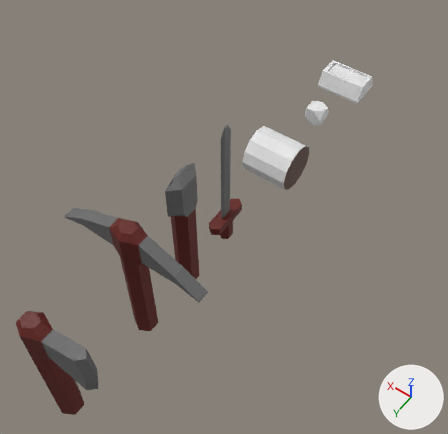
What one commit did to the FBX model Assets/Models/Items.fbx.
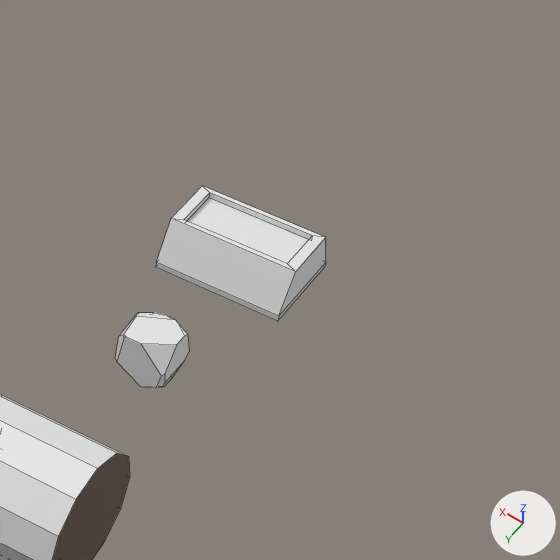
Old and new are each drawn whole from a camera (50 mm lens) standing at (-8.57, 7.2, 18.74) and looking at (0.08, -4.91, -0.29) and again close up on the part from 60% to 100% of the width and 0% to 42% of the height. Arrows for +X, +Y and +Z are at lower right; the lights stay in place. The close-ups show mesh edges as thin lines. Where no turn or scale is listed for an object, it has been applied to the vertices.
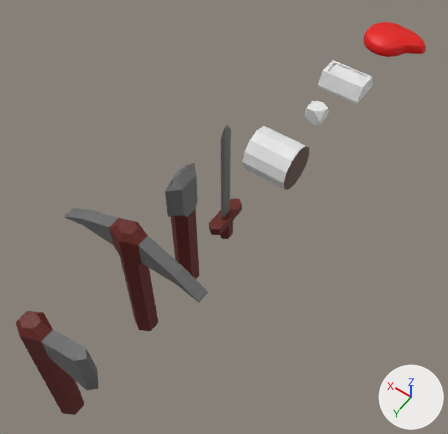
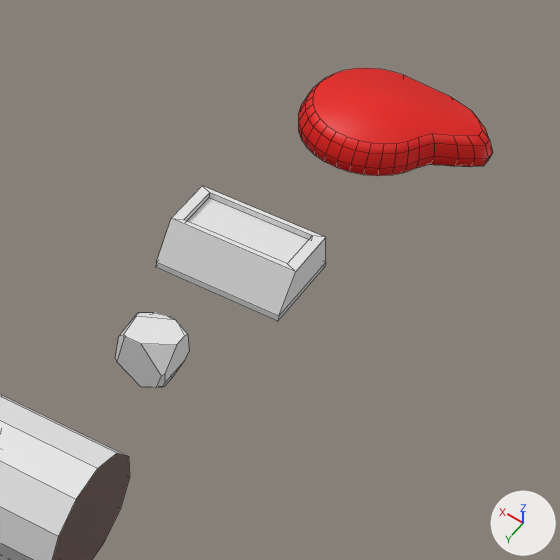
Where the change shows, as pixel boxes [x1, y1, x2, y2] in the close-ups (560 x 560 px):
```json
{"object": "Circle", "change": "added", "after": [298, 68, 493, 176], "on screen": "red"}
```

The change, as JSON lines over the scene's bpy script:
```json
{"op": "add", "block": "mat_meat", "code": ["mat_meat = principled_material('Meat')", "mat_meat.base_color = (0.8, 0.00323, 0.0)  # red #e70b00"]}
{"op": "add", "block": "me_circle", "code": ["me_circle = bpy.data.meshes.new('Circle')", "me_circle.from_pydata(...)  # 160 vertices, 130 faces; spans x -1.94..1.17, y -1.15..1.15, z -0.62..0.09", "me_circle.materials.append(mat_meat)  # red #e70b00"]}
{"op": "add", "block": "ob_circle", "code": ["ob_circle = bpy.data.objects.new('Circle', me_circle)", "ob_circle.location = (0.0, -18.85, 0.0)"]}
```
